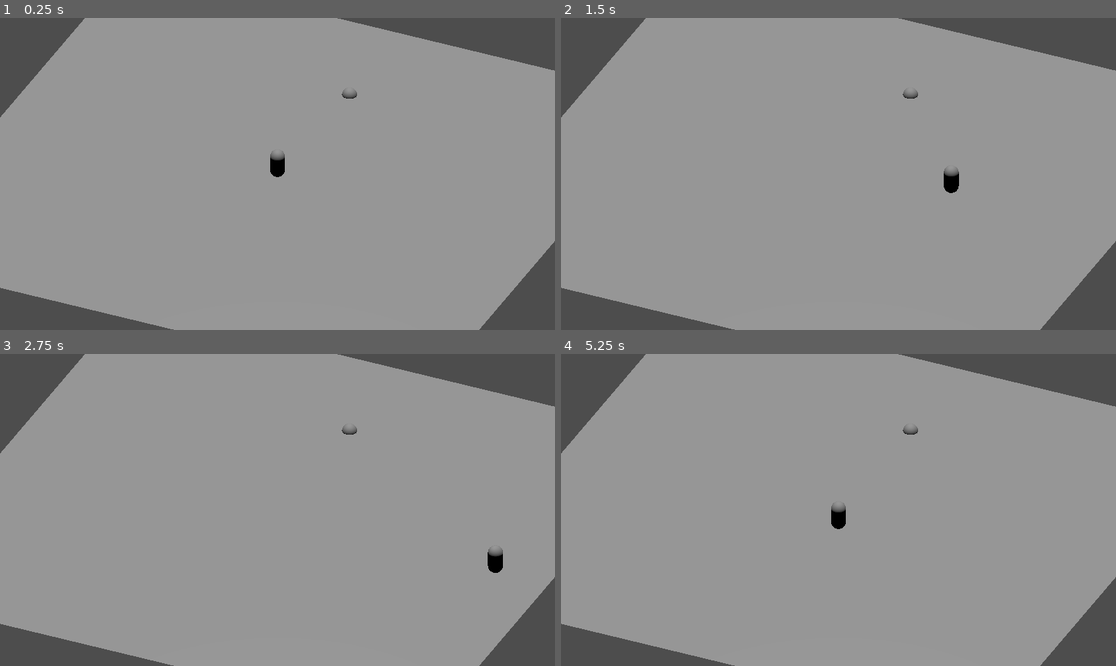
Above: before the commit, frames 1-4 (two rows, left to right).
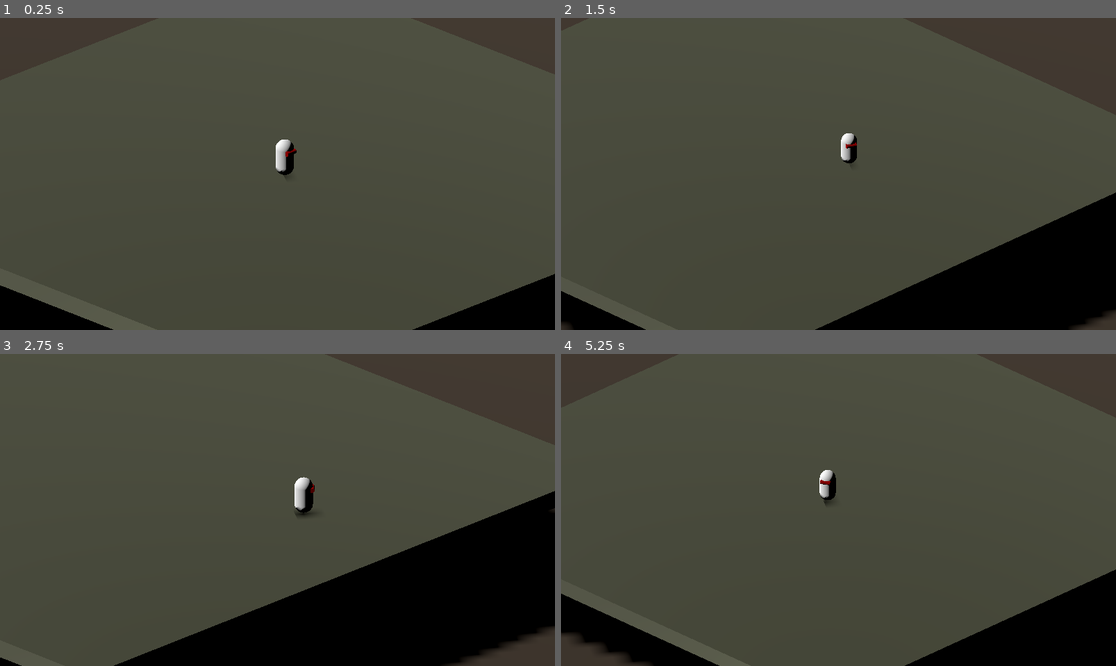
Above: after the commit, the same moments.

Repository: OLIWAPUNK/WSKAZEM
Game: Godot game, scene res://Scenes/DebugWorld.tscn
Same seed, same stepped clock (60 frames per second), same inputs: the game is played once before the commit and once after it. Before the commit the project starts from res://Scenes/World.tscn.
Inputs (mouse positions are in pixels of both pictures, inside the frame that each line leads up to):
- Up to frame 1 (0.25 s): no input
- Up to frame 2 (1.5 s): move the mouse to (960, 158) at 0.52 s; hold D (right) 0.53-1.28 s; tap Mouse wheel up (zoom_in, bound only after the commit) at 0.6 s; tap Space (jump, bound only after the commit) at 0.77, 1.07 s; tap Mouse wheel down (zoom_out, bound only after the commit) at 0.8, 1.35 s; move the mouse to (727, 189) at 1.27 s; hold S (down) from 1.28 s (still down)
- Up to frame 3 (2.75 s): tap Space (jump, bound only after the commit) at 1.52, 1.55, 1.82, 2.1 s; move the mouse to (333, 441) at 2.02 s; release S (down) at 2.03 s; hold D (right) from 2.03 s (still down); tap Mouse wheel up (zoom_in, bound only after the commit) at 2.3 s
- Up to frame 4 (5.25 s): move the mouse to (810, 572) at 2.77 s; release D (right) at 2.78 s; hold W (up) 2.78-3.53 s; tap Mouse wheel up (zoom_in, bound only after the commit) at 2.85, 4.35 s; tap Space (jump, bound only after the commit) at 3.02, 3.32, 3.77, 3.8, 4.07, 4.52, 4.82 s; tap Mouse wheel down (zoom_out, bound only after the commit) at 3.05, 3.6, 5.1 s; move the mouse to (1005, 556) at 3.52 s; hold A (left) 3.53-5.03 s; move the mouse to (672, 463) at 4.27 s; move the mouse to (866, 510) at 5.02 s; hold S (down) from 5.03 s (still down)

The runs differ from the first frame. In frame 1, 97% of the frame differs, in the area x 0-100%, y 0-100%; in frame 2, 96%; in frame 3, 95%; in frame 4, 98%.

Commit message:
player rotation, jumping, following camera with zooming

Diff:
--- /dev/null
+++ b/Scenes/DebugWorld.tscn
@@ -0,0 +1,86 @@
+[gd_scene load_steps=13 format=3 uid="uid://c31twgojuxm01"]
+
+[ext_resource type="Script" uid="uid://cynnvy3oap6gn" path="res://Scripts/Camera.gd" id="1_04xr5"]
+[ext_resource type="Script" uid="uid://tbu5dankrsvh" path="res://Scripts/Player.gd" id="1_qvuqh"]
+
+[sub_resource type="BoxShape3D" id="BoxShape3D_5cjrv"]
+size = Vector3(40, 1, 40)
+
+[sub_resource type="BoxMesh" id="BoxMesh_j0p05"]
+
+[sub_resource type="StandardMaterial3D" id="StandardMaterial3D_vygsr"]
+albedo_color = Color(0.30576488, 0.31537718, 0.2421104, 1)
+
+[sub_resource type="BoxShape3D" id="BoxShape3D_04xr5"]
+size = Vector3(200, 1, 200)
+
+[sub_resource type="StandardMaterial3D" id="StandardMaterial3D_04xr5"]
+albedo_color = Color(0.25589287, 0.21072027, 0.16382411, 1)
+
+[sub_resource type="CapsuleShape3D" id="CapsuleShape3D_o3h3i"]
+
+[sub_resource type="CapsuleMesh" id="CapsuleMesh_5cjrv"]
+
+[sub_resource type="StandardMaterial3D" id="StandardMaterial3D_qvuqh"]
+
+[sub_resource type="CylinderMesh" id="CylinderMesh_5cjrv"]
+
+[sub_resource type="StandardMaterial3D" id="StandardMaterial3D_j0p05"]
+albedo_color = Color(1, 0, 0, 1)
+metallic = 1.0
+
+[node name="DebugWorld" type="Node3D"]
+
+[node name="Environment" type="Node" parent="."]
+
+[node name="Ground" type="StaticBody3D" parent="Environment"]
+
+[node name="GroundCollider" type="CollisionShape3D" parent="Environment/Ground"]
+shape = SubResource("BoxShape3D_5cjrv")
+
+[node name="GroundMesh" type="MeshInstance3D" parent="Environment/Ground"]
+transform = Transform3D(40, 0, 0, 0, 1, 0, 0, 0, 40, 0, 0, 0)
+mesh = SubResource("BoxMesh_j0p05")
+surface_material_override/0 = SubResource("StandardMaterial3D_vygsr")
+
+[node name="Ground2" type="StaticBody3D" parent="Environment"]
+transform = Transform3D(1, 0, 0, 0, 1, 0, 0, 0, 1, 0, -6.265029, 0)
+
+[node name="GroundCollider" type="CollisionShape3D" parent="Environment/Ground2"]
+shape = SubResource("BoxShape3D_04xr5")
+
+[node name="GroundMesh" type="MeshInstance3D" parent="Environment/Ground2"]
+transform = Transform3D(200, 0, 0, 0, 1, 0, 0, 0, 200, 0, 0, 0)
+mesh = SubResource("BoxMesh_j0p05")
+surface_material_override/0 = SubResource("StandardMaterial3D_04xr5")
+
+[node name="Sun" type="DirectionalLight3D" parent="."]
+transform = Transform3D(0.5394667, 0.56575876, -0.6236126, 0.7562875, 7.801726e-09, 0.65423936, 0.37014166, -0.8245708, -0.4278763, -10.312971, 13.88743, 0)
+shadow_enabled = true
+
+[node name="Camera" type="Camera3D" parent="." node_paths=PackedStringArray("TARGET")]
+transform = Transform3D(0.70710677, 0.24184474, -0.664463, 0, 0.9396926, 0.34202012, 0.70710677, -0.24184474, 0.664463, -20.292, 12, 18.236)
+keep_aspect = 0
+projection = 1
+size = 29.936
+script = ExtResource("1_04xr5")
+TARGET = NodePath("../PlayerBody")
+
+[node name="PlayerBody" type="CharacterBody3D" parent="."]
+transform = Transform3D(1, 0, 0, 0, 1, 0, 0, 0, 1, 0, 1.6880639, 0)
+script = ExtResource("1_qvuqh")
+ROTATION_SPEED = 10
+
+[node name="PlayerCollider" type="CollisionShape3D" parent="PlayerBody"]
+transform = Transform3D(1, 0, 0, 0, 1, 0, 0, 0, 1, 0, 0.011146545, 0)
+shape = SubResource("CapsuleShape3D_o3h3i")
+
+[node name="BodyMesh" type="MeshInstance3D" parent="PlayerBody"]
+transform = Transform3D(1, 0, 0, 0, 1, 0, 0, 0, 1, 0, 0.013208389, 0)
+mesh = SubResource("CapsuleMesh_5cjrv")
+surface_material_override/0 = SubResource("StandardMaterial3D_qvuqh")
+
+[node name="EyesMesh" type="MeshInstance3D" parent="PlayerBody/BodyMesh"]
+transform = Transform3D(-1.1778836e-08, -0.32260814, 0, 0.26946837, -1.41016505e-08, 0, 0, 0, 0.36999536, 0, 0.3906517, 0.40535283)
+mesh = SubResource("CylinderMesh_5cjrv")
+surface_material_override/0 = SubResource("StandardMaterial3D_j0p05")
--- a/Scenes/World.tscn
+++ /dev/null
@@ -1,45 +0,0 @@
-[gd_scene load_steps=6 format=3 uid="uid://c31twgojuxm01"]
-
-[ext_resource type="Script" uid="uid://tbu5dankrsvh" path="res://Scripts/PlayerMovement.gd" id="1_5cjrv"]
-
-[sub_resource type="PlaneMesh" id="PlaneMesh_o3h3i"]
-
-[sub_resource type="CapsuleShape3D" id="CapsuleShape3D_o3h3i"]
-
-[sub_resource type="CapsuleMesh" id="CapsuleMesh_5cjrv"]
-
-[sub_resource type="SphereMesh" id="SphereMesh_5cjrv"]
-
-[node name="World" type="Node3D"]
-
-[node name="MeshInstance3D" type="MeshInstance3D" parent="."]
-transform = Transform3D(20, 0, 0, 0, 20, 0, 0, 0, 20, 0, 0, 0)
-mesh = SubResource("PlaneMesh_o3h3i")
-
-[node name="CameraNode" type="Node3D" parent="."]
-transform = Transform3D(-0.9106837, 0, -0.41310441, 0, 1, 0, 0.41310441, 0, -0.9106837, 0, 0, 0)
-
-[node name="Camera" type="Camera3D" parent="CameraNode"]
-transform = Transform3D(-2.9802322e-08, -0.53139865, 0.8471219, 0, 0.8471219, 0.53139865, -1.0000001, 1.4901161e-08, -5.9604645e-08, 30.000002, 19.232964, 0)
-keep_aspect = 0
-projection = 1
-size = 36.922
-
-[node name="DirectionalLight3D" type="DirectionalLight3D" parent="."]
-transform = Transform3D(1, 0, 0, 0, 1.1924881e-08, 1, 0, -1, 1.1924881e-08, 0, 13.88743, 0)
-
-[node name="PlayerNode" type="Node3D" parent="."]
-transform = Transform3D(1, 0, 0, 0, 1, 0, 0, 0, 1, 0, 1.2672884, 0)
-script = ExtResource("1_5cjrv")
-
-[node name="PlayerBody" type="CharacterBody3D" parent="PlayerNode"]
-
-[node name="CollisionShape3D" type="CollisionShape3D" parent="PlayerNode/PlayerBody"]
-shape = SubResource("CapsuleShape3D_o3h3i")
-
-[node name="MeshInstance3D" type="MeshInstance3D" parent="PlayerNode/PlayerBody"]
-mesh = SubResource("CapsuleMesh_5cjrv")
-
-[node name="MeshInstance3D2" type="MeshInstance3D" parent="."]
-transform = Transform3D(1, 0, 0, 0, 1, 0, 0, 0, 1, 11.602121, 0, 0)
-mesh = SubResource("SphereMesh_5cjrv")
--- /dev/null
+++ b/Scripts/Camera.gd
@@ -0,0 +1,52 @@
+extends Camera3D
+
+@export var TARGET: Node3D
+@export var DIAGONAL_OFFSET = 16
+@export var FOLLOW_SPEED = 5
+
+@export var ZOOM_SPEED = 10
+@export var ZOOM_FACTOR := 1.2
+@export var MIN_SIZE := 20.0
+@export var MAX_SIZE := 50.0
+
+@export var MIN_ROTATION = -40
+@export var MAX_ROTATION = -15
+
+@export var MIN_ZOOM_POSSITON_OFFSET = -10
+@export var MAX_ZOOM_POSITION_OFFSET = 10
+
+var target_size := 0.0
+var target_rot := 0.0
+var zoom_position_offset := 0
+
+func _ready():
+	target_size = size
+	target_rot = rotation_degrees.x
+
+func _process(delta: float) -> void:
+	if Input.is_action_just_pressed("zoom_in"):
+		target_size = clamp(target_size / ZOOM_FACTOR, MIN_SIZE, MAX_SIZE)
+
+
+	if Input.is_action_just_pressed("zoom_out"):
+		target_size = clamp(target_size * ZOOM_FACTOR, MIN_SIZE, MAX_SIZE)
+
+	size = lerp(size, target_size, delta * ZOOM_SPEED)
+
+	var t = Util.normalize(target_size, MIN_SIZE, MAX_SIZE)
+
+	target_rot = lerp(MIN_ROTATION, MAX_ROTATION, 1.0 - t)
+	rotation_degrees.x = lerp(rotation_degrees.x, target_rot, delta * ZOOM_SPEED)
+
+	zoom_position_offset = lerp(MIN_ZOOM_POSSITON_OFFSET, MAX_ZOOM_POSITION_OFFSET, 1.0 - t)
+
+	if TARGET:
+		global_position.x = lerp(global_position.x,
+								 TARGET.global_position.x - DIAGONAL_OFFSET - zoom_position_offset,
+								 FOLLOW_SPEED * delta)
+		global_position.z = lerp(global_position.z,
+								 TARGET.global_position.z + DIAGONAL_OFFSET + zoom_position_offset,
+								FOLLOW_SPEED * delta)
+		global_position.y = lerp(global_position.y,
+								 clamp(global_position.y - zoom_position_offset * .2, 12.0, 15.0),
+								FOLLOW_SPEED * delta)
--- /dev/null
+++ b/Scripts/Player.gd
@@ -0,0 +1,25 @@
+extends CharacterBody3D
+
+@export var MOVEMENT_SPEED: int = 8
+@export var ROTATION_SPEED: int = 5
+@export var JUMP_IMPULSE: int = 20
+@export var fall_acceleration = 75
+
+func _physics_process(delta: float) -> void:
+	if is_on_floor():
+		var input_direction_2d = Input.get_vector("left", "right" , "up", "down")
+		var movement_angle_offset: float = $"../Camera".rotation.y
+		input_direction_2d = input_direction_2d.rotated(-movement_angle_offset)
+		var input_direction_3d = Vector3(input_direction_2d.x, 0, input_direction_2d.y)
+		velocity = input_direction_3d.normalized() * MOVEMENT_SPEED
+
+		if Input.is_action_just_pressed('jump'):
+			velocity.y = JUMP_IMPULSE
+	else:
+		velocity.y = velocity.y - (fall_acceleration * delta)
+
+	if velocity.length() > 0.01:
+		var target_angle = atan2(velocity.x, velocity.z)
+		rotation.y = lerp_angle(rotation.y, target_angle, delta * ROTATION_SPEED)
+
+	move_and_slide()
--- a/Scripts/PlayerMovement.gd
+++ /dev/null
@@ -1,23 +0,0 @@
-extends Node3D
-
-@export var MOVEMENT_SPEED: int = 10
-
-var MOVEMENT_ANGLE_OFFSET: float
-
-
-func get_input():
-
-	var input_direction_2d = Input.get_vector("up", "down", "right", "left")
-
-	MOVEMENT_ANGLE_OFFSET = $"../CameraNode".rotation.y
-	input_direction_2d = input_direction_2d.rotated(-MOVEMENT_ANGLE_OFFSET)
-
-	var input_direction_3d = Vector3(input_direction_2d.x, 0, input_direction_2d.y)
-
-	$PlayerBody.velocity = input_direction_3d * MOVEMENT_SPEED
-
-
-func _physics_process(_delta: float) -> void:
-
-	get_input()
-	$PlayerBody.move_and_slide()
--- /dev/null
+++ b/Scripts/Util.gd
@@ -0,0 +1,4 @@
+class_name Util
+
+static func normalize(value, min, max):
+	return (value - min) / (max - min)
--- a/project.godot
+++ b/project.godot
@@ -11,8 +11,16 @@
 [application]
 
 config/name="Wskazem"
-run/main_scene="res://Scenes/World.tscn"
+run/main_scene="res://Scenes/DebugWorld.tscn"
 config/features=PackedStringArray("4.5", "Forward Plus")
+
+[display]
+
+window/size/mode=3
+
+[editor_plugins]
+
+enabled=PackedStringArray()
 
 [input]
 
@@ -40,3 +48,18 @@
 , Object(InputEventKey,"resource_local_to_scene":false,"resource_name":"","device":-1,"window_id":0,"alt_pressed":false …(186 unchanged characters)…
 ]
 }
+jump={
+"deadzone": 0.2,
+"events": [Object(InputEventKey,"resource_local_to_scene":false,"resource_name":"","device":-1,"window_id":0,"alt_pressed":false,"shift_pressed":false,"ctrl_pressed":false,"meta_pressed":false,"pressed":false,"keycode":0,"physical_keycode":32,"key_label":0,"unicode":32,"location":0,"echo":false,"script":null)
+]
+}
+zoom_out={
+"deadzone": 0.2,
+"events": [Object(InputEventMouseButton,"resource_local_to_scene":false,"resource_name":"","device":-1,"window_id":0,"alt_pressed":false,"shift_pressed":false,"ctrl_pressed":false,"meta_pressed":false,"button_mask":0,"position":Vector2(0, 0),"global_position":Vector2(0, 0),"factor":1.0,"button_index":5,"canceled":false,"pressed":false,"double_click":false,"script":null)
+]
+}
+zoom_in={
+"deadzone": 0.2,
+"events": [Object(InputEventMouseButton,"resource_local_to_scene":false,"resource_name":"","device":-1,"window_id":0,"alt_pressed":false,"shift_pressed":false,"ctrl_pressed":false,"meta_pressed":false,"button_mask":8,"position":Vector2(278, 18),"global_position":Vector2(287, 66),"factor":1.0,"button_index":4,"canceled":false,"pressed":true,"double_click":false,"script":null)
+]
+}
Not shown, added: Scripts/Camera.gd.uid
Renamed: Scripts/PlayerMovement.gd.uid -> Scripts/Player.gd.uid
Not shown, added: Scripts/Util.gd.uid
Not shown, changed: .gitignore
Not shown, removed: Scenes/World.tscn23254259636.tmp
